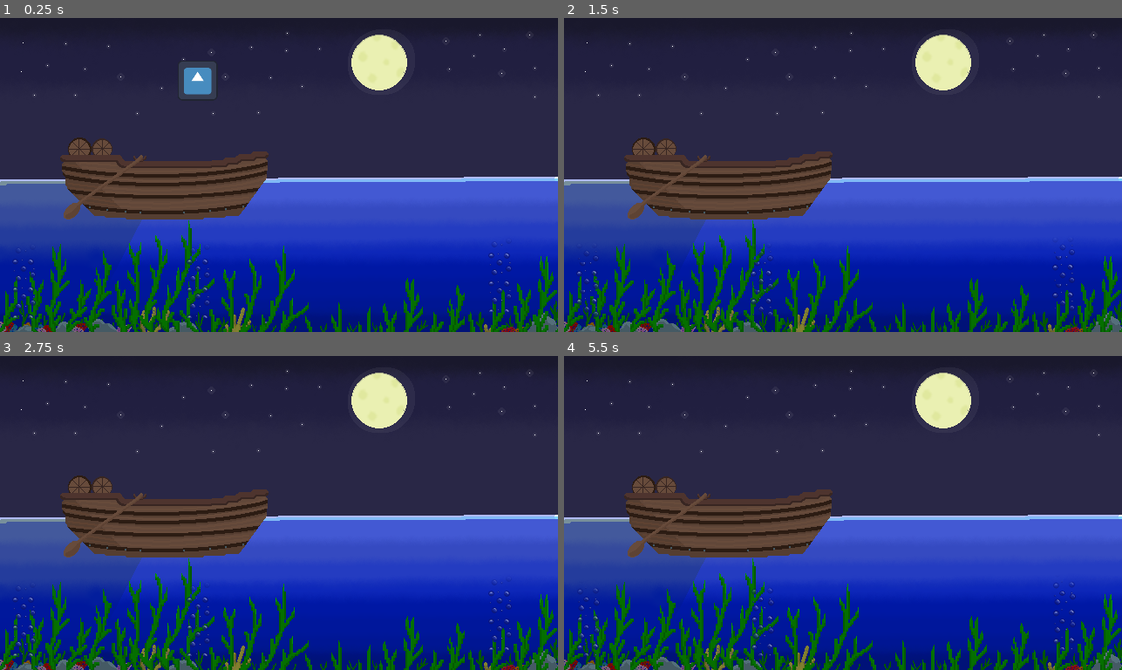
Above: before the commit, frames 1-4 (two rows, left to right).
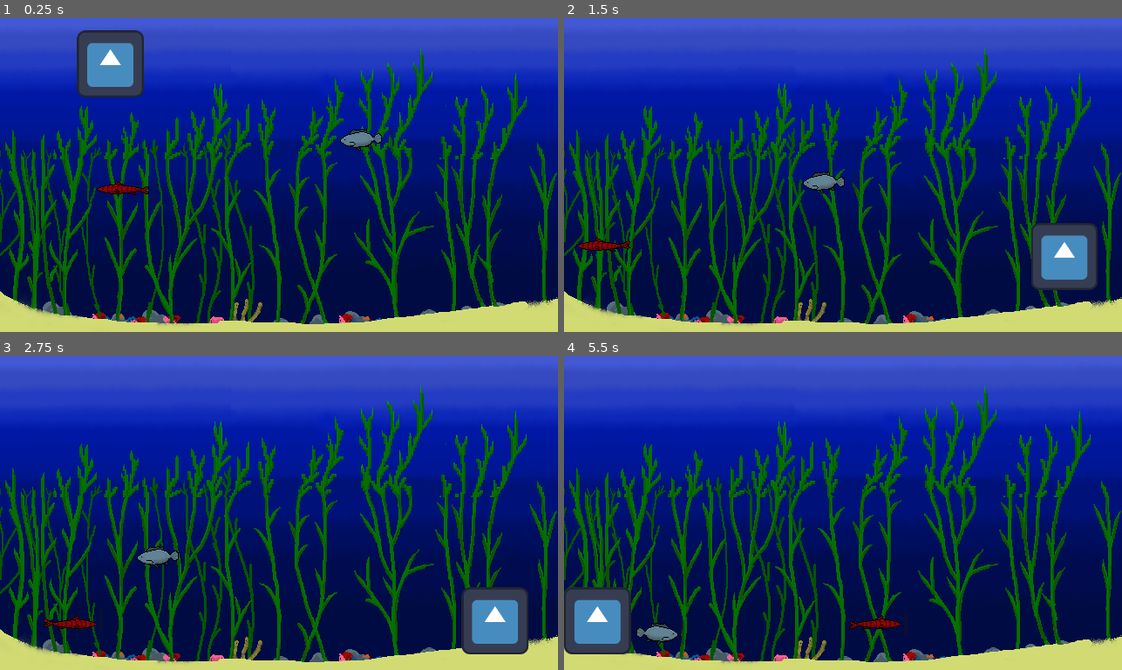
Above: after the commit, the same moments.

Repository: Timeo21/OGJ-8
Game: Godot game, scene res://scenes/main.tscn
Same seed, same stepped clock (60 frames per second), same inputs: the game is played once before the commit and once after it. The engine's default icon, where the game draws it, is replaced by a stand-in: a white triangle on a blue panel in a dark square.
Inputs:
- Up to frame 1 (0.25 s): no input
- Up to frame 2 (1.5 s): hold D (right) 0.53-1.28 s
- Up to frame 3 (2.75 s): hold D (right) from 2.03 s (still down)
- Up to frame 4 (5.5 s): release D (right) at 2.78 s; hold Up (up) 2.78-3.53 s

The runs differ from the first frame. In frame 1, 99% of the frame differs, in the area x 0-100%, y 0-100%; in frame 2, 99%; in frame 3, 99%; in frame 4, 100%.

Commit message:
Use big background and markers for scene bounds
Add big_background.png and its import settings; replace the old background in main.tscn with a BigBackground sprite. Add TopLeftMarker and BotRightMarker to define gameplay bounds, instantiate FishNormal and FishEasy in the scene, and reposition camera, bubbles, cursor and boat. Update scripts to use markers for clamping and bounce behavior: camera_2d prints viewport corners on ready; cursor.gd now reads marker positions and clamps the cursor using its collision shape size; fish.gd reads markers, clamps fish positions and adjusts direction at bounds; fish_easy.gd refactors direction->dir, uses marker bounds for random targets, and changes min/max speed exports to floats. Adjustments in cursor.tscn modify the collision rectangle size/position. These changes make entities respect explicit scene bounds and prepare for larger background visuals.

Diff:
--- a/scenes/cursor.tscn
+++ b/scenes/cursor.tscn
@@ -4,10 +4,9 @@
 [ext_resource type="Texture2D" uid="uid://1qhlfwl0juc5" path="res://assets/icon.svg" id="2_ndevg"]
 
 [sub_resource type="RectangleShape2D" id="RectangleShape2D_n5qf0"]
-size = Vector2(127, 127)
+size = Vector2(76.666664, 76.666664)
 
 [node name="Cursor" type="Area2D" unique_id=29777647]
-scale = Vector2(0.6, 0.6)
 script = ExtResource("1_s0nli")
 
 [node name="Sprite2D" type="Sprite2D" parent="." unique_id=2009491443]
@@ -15,6 +14,5 @@
 texture = ExtResource("2_ndevg")
 
 [node name="CollisionShape2D" type="CollisionShape2D" parent="." unique_id=359013327]
-position = Vector2(-0.5, 0.5)
-scale = Vector2(0.6, 0.6)
+position = Vector2(1.2417634e-06, 7.947286e-07)
 shape = SubResource("RectangleShape2D_n5qf0")
--- a/scenes/fish_easy.tscn
+++ b/scenes/fish_easy.tscn
@@ -8,6 +8,12 @@
 
 [node name="FishEasy" type="Node2D" unique_id=2065414123]
 script = ExtResource("1_x1fwn")
+min_speed = null
+max_speed = null
+min_angular_speed = null
+max_angular_speed = null
+capture_speed = null
+decay_speed = null
 
 [node name="Area2D" type="Area2D" parent="." unique_id=1660325061]
 position = Vector2(-3, 0)
--- a/scenes/main.tscn
+++ b/scenes/main.tscn
@@ -1,19 +1,21 @@
 [gd_scene format=3 uid="uid://clcywy3bjl68a"]
 
 [ext_resource type="Script" uid="uid://b2uoh7rwwhg1" path="res://scripts/camera_2d.gd" id="1_o5qli"]
-[ext_resource type="Texture2D" uid="uid://dsmn2qbkoicpk" path="res://assets/decorations/background.png" id="1_tefeu"]
-[ext_resource type="PackedScene" path="res://scenes/fish.tscn" id="2_0wfyh"]
 [ext_resource type="Texture2D" uid="uid://c0u40vkadh478" path="res://assets/decorations/boat.png" id="2_o6xl0"]
-[ext_resource type="PackedScene" uid="uid://d0s7d0ablsb5t" path="res://scenes/cursor.tscn" id="3_sugp2"]
+[ext_resource type="PackedScene" uid="uid://bvnangrlj4kax" path="res://scenes/cursor.tscn" id="3_sugp2"]
 [ext_resource type="PackedScene" uid="uid://d2eeqwjb4iiqv" path="res://scenes/bubbles.tscn" id="3_tipki"]
+[ext_resource type="PackedScene" uid="uid://c5xawcrwvcw7m" path="res://scenes/fish_normal.tscn" id="6_o6xl0"]
+[ext_resource type="Texture2D" uid="uid://06hwg1ibipeu" path="res://assets/big_background.png" id="6_tefeu"]
+[ext_resource type="PackedScene" uid="uid://bot3h4ngyswtu" path="res://scenes/fish_easy.tscn" id="7_tipki"]
 
 [node name="Main" type="Node" unique_id=2076612375]
 
 [node name="Visuals" type="Node" parent="." unique_id=505781156]
 
-[node name="Background" type="Sprite2D" parent="Visuals" unique_id=1094451021]
-position = Vector2(320, 180)
-texture = ExtResource("1_tefeu")
+[node name="BigBackground" type="Sprite2D" parent="Visuals" unique_id=1026328720]
+texture_filter = 1
+position = Vector2(640, 360)
+texture = ExtResource("6_tefeu")
 
 [node name="Boat" type="Sprite2D" parent="Visuals" unique_id=1962119179]
 position = Vector2(188, 169)
@@ -30,14 +32,15 @@
 scale = Vector2(0.5, 0.5)
 
 [node name="bubbles3" parent="Visuals/Bubbles" unique_id=644809162 instance=ExtResource("3_tipki")]
-position = Vector2(574, 257)
+position = Vector2(305, 253)
 scale = Vector2(0.5, 0.5)
 
 [node name="Gameplay" type="Node" parent="." unique_id=258947638]
 
 [node name="Camera2D" type="Camera2D" parent="Gameplay" unique_id=1904801016]
-position = Vector2(319, 181)
-enabled = false
+show_behind_parent = true
+top_level = true
+position = Vector2(694, 378)
 limit_enabled = false
 limit_left = -340
 limit_top = -180
@@ -45,10 +48,23 @@
 limit_bottom = 180
 script = ExtResource("1_o5qli")
 
-[node name="Fish" parent="Gameplay" unique_id=2065414123 instance=ExtResource("2_0wfyh")]
-position = Vector2(304, 180)
-speed_angular = 200.0
-speed = 100.0
+[node name="Cursor" parent="Gameplay" unique_id=29777647 instance=ExtResource("3_sugp2")]
+position = Vector2(398, 244)
 
-[node name="Cursor" parent="Gameplay" unique_id=29777647 instance=ExtResource("3_sugp2")]
-position = Vector2(332, 65)
+[node name="TopLeftMarker" type="Marker2D" parent="Gameplay" unique_id=1953625695]
+unique_name_in_owner = true
+position = Vector2(374, 198)
+
+[node name="BotRightMarker" type="Marker2D" parent="Gameplay" unique_id=1583128163]
+unique_name_in_owner = true
+position = Vector2(1014, 540)
+
+[node name="FishNormal" parent="Gameplay" unique_id=2065414123 instance=ExtResource("6_o6xl0")]
+position = Vector2(817, 328)
+
+[node name="FishEasy" parent="Gameplay" unique_id=649289354 instance=ExtResource("7_tipki")]
+position = Vector2(542, 399)
+min_speed = 80.1
+max_speed = 120.01
+min_angular_speed = 0.74
+max_angular_speed = 1.1
--- a/scripts/camera_2d.gd
+++ b/scripts/camera_2d.gd
@@ -3,6 +3,10 @@
 
 # Called when the node enters the scene tree for the first time.
 func _ready() -> void:
+	var topLeft = position - get_viewport_rect().size / 2
+	var botRight = position + get_viewport_rect().size / 2
+	print(topLeft)
+	print(botRight)
 	pass # Replace with function body.
 
 
--- a/scripts/cursor.gd
+++ b/scripts/cursor.gd
@@ -3,8 +3,10 @@
 
 enum Mode {MASH, KEEP}
 
-@onready var HEIGHT = get_viewport().get_visible_rect().size.y
-@onready var WIDTH = get_viewport().get_visible_rect().size.x
+var top_left_pos: Vector2
+var bot_right_pos: Vector2
+
+@onready var collision_shape: CollisionShape2D = $CollisionShape2D
 
 @export var mul: float = 2
 @export var decel: float = 200
@@ -14,6 +16,14 @@
 @export var speed: Vector2 = Vector2.ZERO
 @export var mode: Mode = Mode.KEEP
 @export var border_offset: float = 0
+
+func _ready() -> void:
+	var marker: Marker2D = %TopLeftMarker
+	top_left_pos = marker.position
+	marker = %BotRightMarker
+	bot_right_pos = marker.position
+	pass
+	pass
 
 func _input(event: InputEvent) -> void:
 	if mode == Mode.MASH:
@@ -37,8 +47,9 @@
 
 	var prev_pos: Vector2 = position
 	position += speed*delta
-	position.x = clamp(position.x, -WIDTH/2 - border_offset, WIDTH/2 - border_offset)
-	position.y = clamp(position.y, -HEIGHT/2 - border_offset, HEIGHT/2 - border_offset)
+	print(collision_shape.shape.get_rect().size.x/2)
+	position.x = clamp(position.x, top_left_pos.x + collision_shape.shape.get_rect().size.x/2,bot_right_pos.x - collision_shape.shape.get_rect().size.x/2)
+	position.y = clamp(position.y, top_left_pos.y + collision_shape.shape.get_rect().size.y/2,bot_right_pos.y - collision_shape.shape.get_rect().size.y/2)
 
 	# so that speed at botom is 0
 	speed = (position - prev_pos) / delta
--- a/scripts/fish.gd
+++ b/scripts/fish.gd
@@ -2,6 +2,11 @@
 
 @onready var area: Area2D = $Area2D
 @onready var bar: ProgressBar = $ProgressBar
+@onready var collision_shape: CollisionShape2D = $Area2D/CollisionShape2D
+
+var top_left_pos: Vector2
+var bot_right_pos: Vector2
+var dir: Vector2 = Vector2.RIGHT
 
 @export var capture_speed:float = 0.1
 @export var decay_speed:float = -0.075
@@ -10,6 +15,10 @@
 
 
 func _ready() -> void:
+	var marker: Marker2D = %TopLeftMarker
+	top_left_pos = marker.position
+	marker = %BotRightMarker
+	bot_right_pos = marker.position
 	pass
 
 func _process(delta: float) -> void:
@@ -25,6 +34,17 @@
 		capture()
 	capture_progress = clamp(capture_progress,0,1)
 	bar.value = capture_progress
+	position.x = clamp(position.x,top_left_pos.x, bot_right_pos.x)
+	position.y = clamp(position.y,top_left_pos.y, bot_right_pos.y)
+
+	if (position.x < top_left_pos.x +collision_shape.shape.get_rect().size.x/2):
+		dir = (dir.normalized() + Vector2.RIGHT).normalized()
+	elif (position.x > bot_right_pos.x - collision_shape.shape.get_rect().size.x/2):
+		dir = (dir.normalized() + Vector2.LEFT).normalized()
+	elif (position.y > bot_right_pos.y- collision_shape.shape.get_rect().size.y/2):
+		dir = (dir.normalized() + Vector2.UP).normalized()
+	elif (position.y < top_left_pos.y+ collision_shape.shape.get_rect().size.y/2):
+		dir = (dir.normalized() + Vector2.DOWN).normalized()
 
 func capture() -> void:
 	queue_free()
--- a/scripts/fish_easy.gd
+++ b/scripts/fish_easy.gd
@@ -1,11 +1,10 @@
 extends Fish
 
-@export var min_speed = 80
-@export var max_speed = 120
+@export var min_speed = 80.0
+@export var max_speed = 120.0
 @export var min_angular_speed = 0.75
 @export var max_angular_speed = 1.0
 
-var direction: Vector2 = Vector2.UP
 var targetP: Vector2 = Vector2.ZERO
 var targetV: Vector2 = Vector2.ZERO
 var angle: float = 0
@@ -15,15 +14,14 @@
 
 @onready var animated_sprite_2d: AnimatedSprite2D = $Area2D/AnimatedSprite2D
 @onready var collision_shape_2d: CollisionShape2D = $Area2D/CollisionShape2D
-@onready var HEIGHT = get_viewport().get_visible_rect().size.y
-@onready var WIDTH = get_viewport().get_visible_rect().size.x
+
 
 var sprite_height
 var sprite_width
 
 func _ready() -> void:
 	super._ready()
-	direction = Vector2.from_angle(randf() * 2 * PI).normalized()
+	dir = Vector2.from_angle(randf() * 2 * PI).normalized()
 	animated_sprite_2d.play()
 	sprite_height = collision_shape_2d.shape.get_rect().size.y
 	sprite_width = collision_shape_2d.shape.get_rect().size.x
@@ -33,30 +31,26 @@
 	angular_speed = randf_range(min_angular_speed, max_angular_speed)
 	speed = randf_range(min_speed, max_speed)
 	targetV = (targetP - position).normalized()
-	angle = direction.angle_to(targetV)
+	angle = dir.angle_to(targetV)
 
-	if direction.x > 0:
+	if dir.x > 0:
 		animated_sprite_2d.flip_h = false
-	elif direction.x < 0:
+	elif dir.x < 0:
 		animated_sprite_2d.flip_h = true
 
 
 	if abs((position-targetP).length()) < 3:
 		timer = randf_range(3.0, 6.0)
-		targetP = Vector2(randi_range(-320, 320), randi_range(-180, 180))
-		print("new target point reached")
+		targetP = Vector2(randi_range(top_left_pos.x, bot_right_pos.x), randi_range(top_left_pos.y, bot_right_pos.y))
 	elif abs(angle) > 0.05 and timer > 0:
 		# Rotate toward target, preserving sign so it turns the right way
-		direction = direction.rotated(sign(angle) * angular_speed * delta)
+		dir = dir.rotated(sign(angle) * angular_speed * delta)
 	elif timer < 0:
 		timer = randf_range(3.0, 6.0)
-		targetP = Vector2(randi_range(-320, 320), randi_range(-180, 180))
-		print("new target time out")
+		targetP = Vector2(randi_range(top_left_pos.x, bot_right_pos.x), randi_range(top_left_pos.y, bot_right_pos.y))
 
 	timer -= delta
-	position += direction.normalized() * speed * delta
-	position.x = clamp(position.x, -WIDTH/2 + sprite_width/2, WIDTH/2 - sprite_width/2)
-	position.y = clamp(position.y, -HEIGHT/2 + sprite_height/2, HEIGHT/2 - sprite_height/2)
+	position += dir.normalized() * speed * delta
 #
 #func _draw() -> void:
 	#draw_line(Vector2.ZERO, direction.normalized() * 100, Color.RED, 1.0)
--- a/scripts/fish_normal.gd
+++ b/scripts/fish_normal.gd
@@ -2,7 +2,6 @@
 
 @export var speed_angular = 50.0
 @export var speed = 100.0
-var dir = Vector2.RIGHT
 var time_elapsed =0
 @onready var animation : AnimatedSprite2D = $Area2D/AnimatedSprite2D
 
@@ -35,14 +34,6 @@
 		dir = dir.rotated(randf_range(-360,360)/(180*PI) * speed_angular * delta)
 		time_elapsed =0
 	position += dir.normalized() *speed *delta
-	if (position.x < -320 +collision_shape_2d.shape.get_rect().size.x/2):
-		dir = (dir.normalized() + Vector2.RIGHT).normalized()
-	elif (position.x>320 - collision_shape_2d.shape.get_rect().size.x/2):
-		dir = (dir.normalized() + Vector2.LEFT).normalized()
-	elif (position.y >180- collision_shape_2d.shape.get_rect().size.y/2):
-		dir = (dir.normalized() + Vector2.UP).normalized()
-	elif (position.y < -180+ collision_shape_2d.shape.get_rect().size.y/2):
-		dir = (dir.normalized() + Vector2.DOWN).normalized()
 	pass
 func handle_sprite() -> void:
 	if (dir.x < 0.2):
Binary file added: assets/big_background.png
Not shown, added: assets/big_background.png.import
